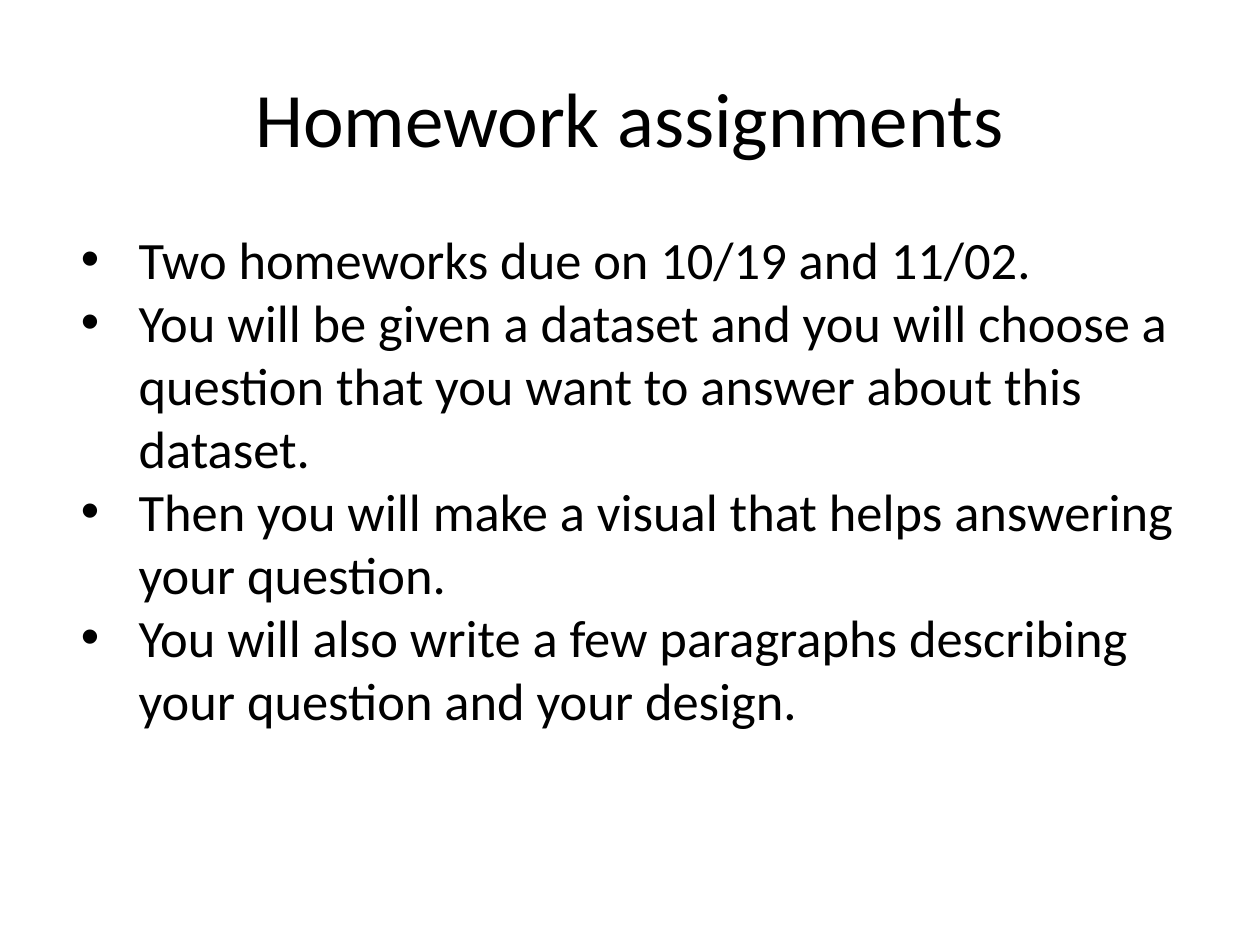
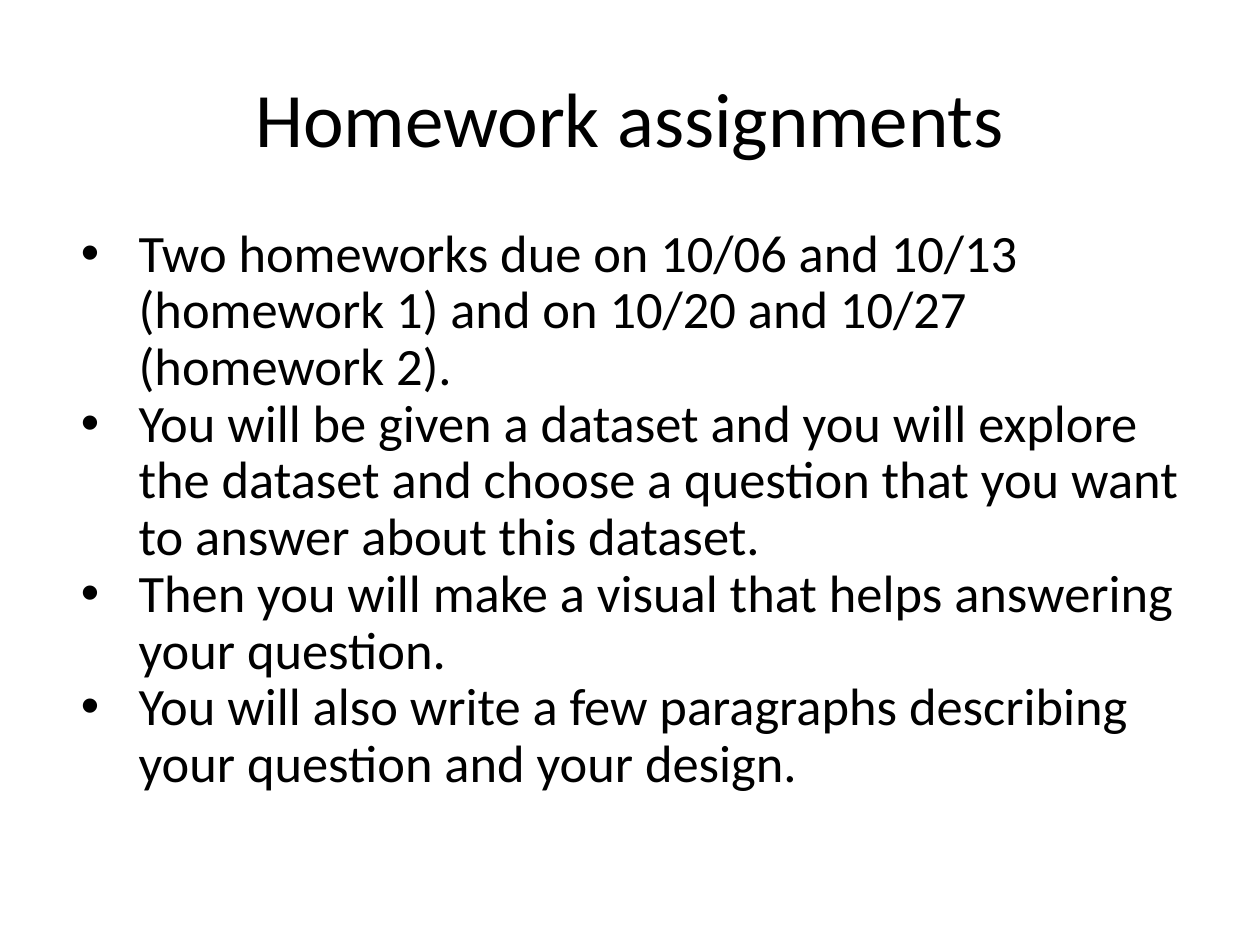
Before and after one commit to ArianeDucellier/data_visualization_R, a slide deck: slide 15 of lectures/Introduction.pptx. Drawn at 1260x945 pixels with LibreOffice and Linux fonts; fonts in the diff are those of the drawing. Boxes give left, top, right and bottom in pixels: in the first picture for what was removed or moved away, otherwise in the second. Text is boxed around its words. In the diff, an @@ line names an element or a change of style, - is before the commit and + after.

```diff
--- a/lectures/Introduction.pptx
+++ b/lectures/Introduction.pptx
@@ text at (139, 235, 1178, 556): text changed @@
-• Two homeworks due on 10/19 and 11/02.
-• You will be given a dataset and you will choose a question that you want to answer about this dataset.
+• Two homeworks due on 10/06 and 10/13 (homework 1) and on 10/20 and 10/27 (homework 2).
+• You will be given a dataset and you will explore the dataset and choose a question that you want to answer about this dataset.
@@ text at (139, 575, 1173, 791): line spacing 1 to 0.9 @@
```
Also in this commit, not shown: 10 other slides changed, 1 slide added, 45 other files.
